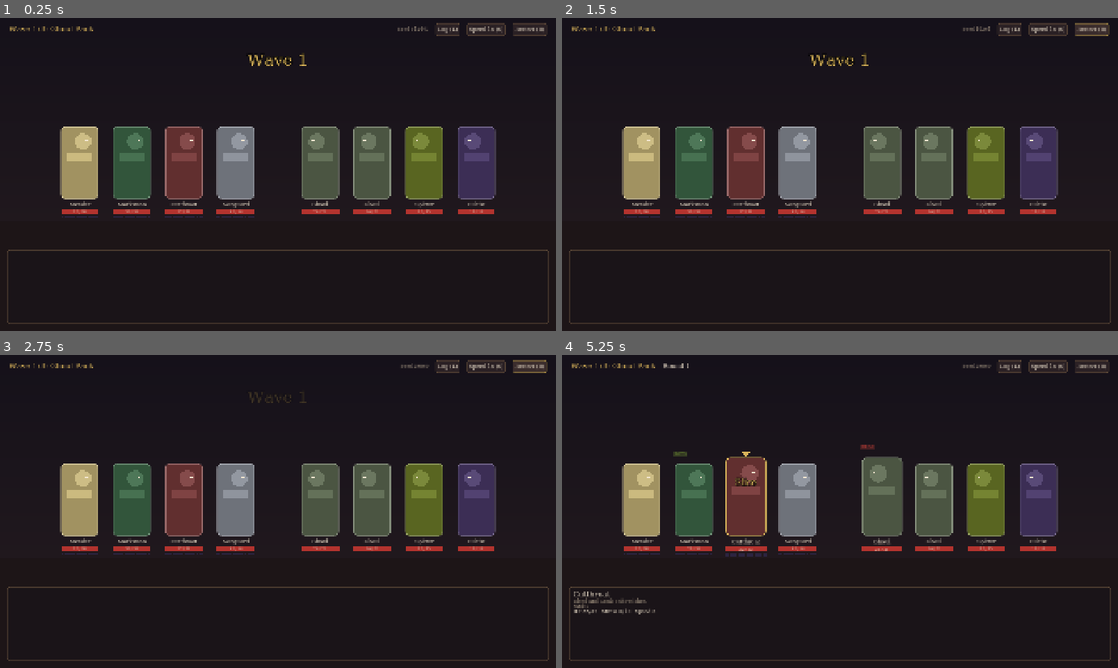
Above: before the commit, frames 1-4 (two rows, left to right).
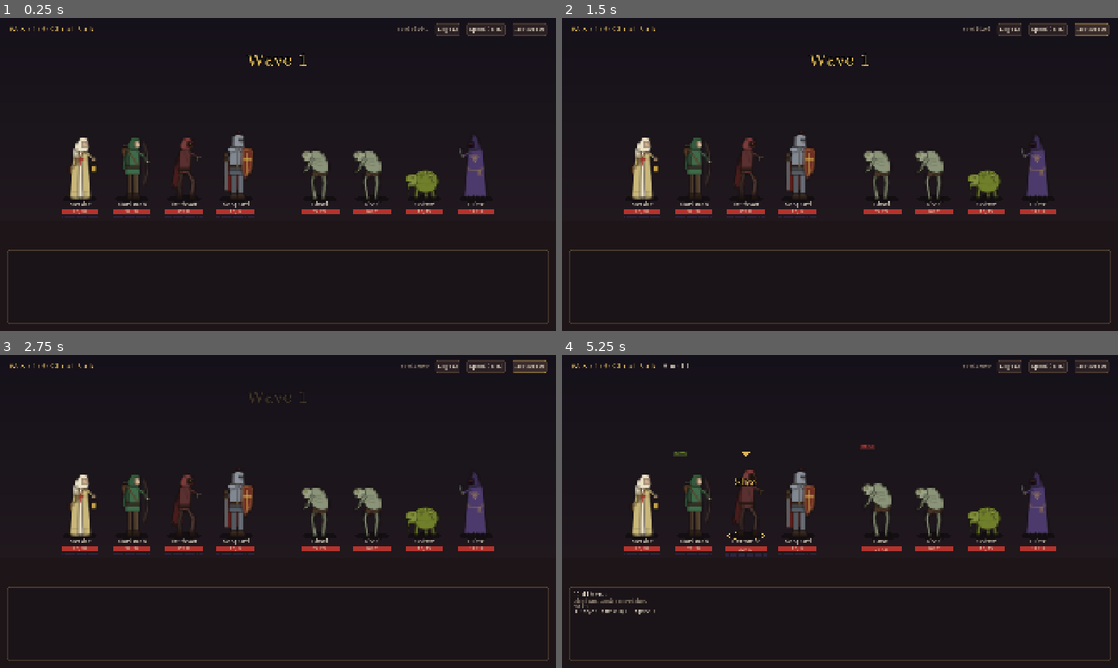
Above: after the commit, the same moments.

Repository: BjornBylund/dark-dungo
Game: Godot game, scene res://src/ui/combat_screen.tscn
Two runs of this game, one before a commit and one after it. Both use one fixed random seed, a clock stepped at 60 frames per second and the inputs below.
Inputs (mouse positions are in pixels of both pictures, inside the frame that each line leads up to):
- Up to frame 1 (0.25 s): no input
- Up to frame 2 (1.5 s): click "Restart (R)" at 0.5 s; click "Restart (R)" at 1.25 s
- Up to frame 3 (2.75 s): click "Restart (R)" at 2 s
- Up to frame 4 (5.25 s): click "Log (L)" at 2.75 s; click "Speed 1x (S)" at 3.5 s; click "Speed 2x (S)" at 4.25 s; tap Enter at 5 s; move the mouse to (795, 505) at 5.02 s; hold Right from 5.03 s (still down); tap L at 5.1 s; click (795, 505) at 5.17 s

The runs differ from the first frame. In frame 1, 12% of the frame differs, in the area x 1-98%, y 2-63%; in frame 2, 12%; in frame 3, 12%; in frame 4, 13%, in the area x 1-98%, y 2-83%.

Commit message:
Add unit sprites with placeholder art for every unit
- UnitDef gets a Sprite texture and Sprite Scale; units without a sprite
  keep the coloured placeholder shape.
- UnitView fits the sprite into the unit's slot, mirrors it for enemies,
  and draws a floor shadow that becomes a gold ring on the unit's turn.
- Textures import with mipmaps and draw with linear-mipmap filtering so
  downscaled art stays smooth.
- Placeholder PNGs for all 9 units in art/units, assigned in content/.
- README explains how to add art.

Diff:
--- a/content/enemies/bone_spearman.tres
+++ b/content/enemies/bone_spearman.tres
@@ -3,6 +3,7 @@
 [ext_resource type="Script" path="res://src/core/defs/effect_def.gd" id="1_1b8rw"]
 [ext_resource type="Script" path="res://src/core/defs/skill_def.gd" id="2_lgk6v"]
 [ext_resource type="Script" path="res://src/core/defs/unit_def.gd" id="3_eka7n"]
+[ext_resource type="Texture2D" path="res://art/units/bone_spearman.png" id="9_sprite"]
 
 [sub_resource type="Resource" id="Resource_8svmg"]
 script = ExtResource("2_lgk6v")
@@ -57,3 +58,4 @@
 resist_debuff = 0.3
 skills = Array[ExtResource("2_lgk6v")]([SubResource("Resource_5i1fy"), SubResource("Resource_dtneo")])
 riposte_skill = SubResource("Resource_8svmg")
+sprite = ExtResource("9_sprite")
--- a/content/enemies/brute.tres
+++ b/content/enemies/brute.tres
@@ -3,6 +3,7 @@
 [ext_resource type="Script" path="res://src/core/defs/unit_def.gd" id="1_iwlvb"]
 [ext_resource type="Script" path="res://src/core/defs/skill_def.gd" id="2_mp4kj"]
 [ext_resource type="Script" path="res://src/core/defs/effect_def.gd" id="3_cpwpb"]
+[ext_resource type="Texture2D" path="res://art/units/brute.png" id="9_sprite"]
 
 [sub_resource type="Resource" id="Resource_10o3w"]
 script = ExtResource("3_cpwpb")
@@ -63,3 +64,4 @@
 resist_move = 0.8
 resist_debuff = 0.4
 skills = Array[ExtResource("2_mp4kj")]([SubResource("Resource_fo4hl"), SubResource("Resource_cbkvo"), SubResource("Resource_x585l")])
+sprite = ExtResource("9_sprite")
--- a/content/enemies/cultist.tres
+++ b/content/enemies/cultist.tres
@@ -3,6 +3,7 @@
 [ext_resource type="Script" path="res://src/core/defs/unit_def.gd" id="1_a33lh"]
 [ext_resource type="Script" path="res://src/core/defs/skill_def.gd" id="2_nduks"]
 [ext_resource type="Script" path="res://src/core/defs/effect_def.gd" id="3_v7daq"]
+[ext_resource type="Texture2D" path="res://art/units/cultist.png" id="9_sprite"]
 
 [sub_resource type="Resource" id="Resource_rwchw"]
 script = ExtResource("2_nduks")
@@ -41,3 +42,4 @@
 resist_move = 0.2
 resist_debuff = 0.4
 skills = Array[ExtResource("2_nduks")]([SubResource("Resource_rwchw"), SubResource("Resource_y8jlx")])
+sprite = ExtResource("9_sprite")
--- a/content/enemies/ghoul.tres
+++ b/content/enemies/ghoul.tres
@@ -3,6 +3,7 @@
 [ext_resource type="Script" path="res://src/core/defs/unit_def.gd" id="1_ksmfu"]
 [ext_resource type="Script" path="res://src/core/defs/skill_def.gd" id="2_i4k0q"]
 [ext_resource type="Script" path="res://src/core/defs/effect_def.gd" id="3_r2say"]
+[ext_resource type="Texture2D" path="res://art/units/ghoul.png" id="9_sprite"]
 
 [sub_resource type="Resource" id="Resource_xg7hc"]
 script = ExtResource("3_r2say")
@@ -47,3 +48,4 @@
 resist_move = 0.2
 resist_debuff = 0.2
 skills = Array[ExtResource("2_i4k0q")]([SubResource("Resource_pwqkh"), SubResource("Resource_jojq0")])
+sprite = ExtResource("9_sprite")
--- a/content/enemies/spitter.tres
+++ b/content/enemies/spitter.tres
@@ -3,6 +3,7 @@
 [ext_resource type="Script" path="res://src/core/defs/unit_def.gd" id="1_tkdb7"]
 [ext_resource type="Script" path="res://src/core/defs/skill_def.gd" id="2_1rnu3"]
 [ext_resource type="Script" path="res://src/core/defs/effect_def.gd" id="3_kb0nm"]
+[ext_resource type="Texture2D" path="res://art/units/spitter.png" id="9_sprite"]
 
 [sub_resource type="Resource" id="Resource_a6l5p"]
 script = ExtResource("3_kb0nm")
@@ -50,3 +51,4 @@
 resist_move = 0.1
 resist_debuff = 0.2
 skills = Array[ExtResource("2_1rnu3")]([SubResource("Resource_ijb54"), SubResource("Resource_vh01o")])
+sprite = ExtResource("9_sprite")
--- a/content/heroes/cutthroat.tres
+++ b/content/heroes/cutthroat.tres
@@ -3,6 +3,7 @@
 [ext_resource type="Script" path="res://src/core/defs/unit_def.gd" id="1_a1ut3"]
 [ext_resource type="Script" path="res://src/core/defs/skill_def.gd" id="2_phsca"]
 [ext_resource type="Script" path="res://src/core/defs/effect_def.gd" id="3_ffuty"]
+[ext_resource type="Texture2D" path="res://art/units/cutthroat.png" id="9_sprite"]
 
 [sub_resource type="Resource" id="Resource_sxywe"]
 script = ExtResource("3_ffuty")
@@ -107,3 +108,4 @@
 resist_debuff = 0.3
 skills = Array[ExtResource("2_phsca")]([SubResource("Resource_kuc48"), SubResource("Resource_gyv13"), SubResource("Resource_t346e"), SubResource("Resource_3mj6x"), SubResource("Resource_fa6hs")])
 swap_offsets = Array[int]([-2, -1, 1, 2])
+sprite = ExtResource("9_sprite")
--- a/content/heroes/marksman.tres
+++ b/content/heroes/marksman.tres
@@ -3,6 +3,7 @@
 [ext_resource type="Script" path="res://src/core/defs/unit_def.gd" id="1_gw7sh"]
 [ext_resource type="Script" path="res://src/core/defs/skill_def.gd" id="2_x03ae"]
 [ext_resource type="Script" path="res://src/core/defs/effect_def.gd" id="3_yewb2"]
+[ext_resource type="Texture2D" path="res://art/units/marksman.png" id="9_sprite"]
 
 [sub_resource type="Resource" id="Resource_bx3iw"]
 script = ExtResource("2_x03ae")
@@ -86,3 +87,4 @@
 resist_move = 0.2
 resist_debuff = 0.3
 skills = Array[ExtResource("2_x03ae")]([SubResource("Resource_bx3iw"), SubResource("Resource_758ij"), SubResource("Resource_236uf"), SubResource("Resource_0berm"), SubResource("Resource_ricmk")])
+sprite = ExtResource("9_sprite")
--- a/content/heroes/mender.tres
+++ b/content/heroes/mender.tres
@@ -3,6 +3,7 @@
 [ext_resource type="Script" path="res://src/core/defs/unit_def.gd" id="1_k35l2"]
 [ext_resource type="Script" path="res://src/core/defs/skill_def.gd" id="2_ga4xx"]
 [ext_resource type="Script" path="res://src/core/defs/effect_def.gd" id="3_ejcji"]
+[ext_resource type="Texture2D" path="res://art/units/mender.png" id="9_sprite"]
 
 [sub_resource type="Resource" id="Resource_dmbhf"]
 script = ExtResource("2_ga4xx")
@@ -91,3 +92,4 @@
 resist_move = 0.2
 resist_debuff = 0.4
 skills = Array[ExtResource("2_ga4xx")]([SubResource("Resource_dmbhf"), SubResource("Resource_qacnk"), SubResource("Resource_a1rxl"), SubResource("Resource_h30im"), SubResource("Resource_bxsfd")])
+sprite = ExtResource("9_sprite")
--- a/content/heroes/vanguard.tres
+++ b/content/heroes/vanguard.tres
@@ -3,6 +3,7 @@
 [ext_resource type="Script" path="res://src/core/defs/unit_def.gd" id="1_h4n3i"]
 [ext_resource type="Script" path="res://src/core/defs/skill_def.gd" id="2_rnt5r"]
 [ext_resource type="Script" path="res://src/core/defs/effect_def.gd" id="3_8wp1l"]
+[ext_resource type="Texture2D" path="res://art/units/vanguard.png" id="9_sprite"]
 
 [sub_resource type="Resource" id="Resource_rtyp6"]
 script = ExtResource("3_8wp1l")
@@ -90,3 +91,4 @@
 resist_move = 0.5
 resist_debuff = 0.3
 skills = Array[ExtResource("2_rnt5r")]([SubResource("Resource_q45nm"), SubResource("Resource_qbys7"), SubResource("Resource_vmjb0"), SubResource("Resource_4egp0"), SubResource("Resource_r06bm")])
+sprite = ExtResource("9_sprite")
--- a/project.godot
+++ b/project.godot
@@ -25,7 +25,14 @@
 window/stretch/mode="canvas_items"
 window/stretch/aspect="expand"
 
+[importer_defaults]
+
+texture={
+"mipmaps/generate": true
+}
+
 [rendering]
 
 renderer/rendering_method="gl_compatibility"
 renderer/rendering_method.mobile="gl_compatibility"
+textures/canvas_textures/default_texture_filter=3
--- a/src/core/defs/unit_def.gd
+++ b/src/core/defs/unit_def.gd
@@ -35,6 +35,13 @@
 ## Relative positions a hero may Swap with: negative is towards rank 1.
 @export var swap_offsets: Array[int] = [-1, 1]
 
+@export_group("Art")
+## Drawn facing right with the feet at the bottom edge; enemies are mirrored.
+## Fitted into the unit's slot keeping its aspect ratio. Empty draws the coloured placeholder.
+@export var sprite: Texture2D
+## Extra scale on top of the automatic fit, for art that should stand taller or shorter.
+@export_range(0.25, 2.0, 0.05) var sprite_scale: float = 1.0
+
 
 func base_resist(kind: StringName) -> float:
 	return get("resist_%s" % kind)
--- a/src/ui/unit_view.gd
+++ b/src/ui/unit_view.gd
@@ -96,6 +96,9 @@
 
 
 func _draw_body(body: Rect2) -> void:
+	if unit.def.sprite and not unit.is_corpse:
+		_draw_sprite(unit.def.sprite, body)
+		return
 	var base := Color(0.24, 0.21, 0.2) if unit.is_corpse else unit.def.color
 	var style := StyleBoxFlat.new()
 	style.bg_color = base.darkened(0.2)
@@ -115,6 +118,29 @@
 	# Shoulders.
 	var shoulders := Rect2(body.position.x + 22, body.position.y + 92, body.size.x - 44, 26)
 	draw_rect(shoulders, base.lightened(0.04))
+
+
+## Fits the sprite into the body slot, feet on the slot's bottom edge, with a
+## floor shadow that turns into a gold ring on the unit's turn.
+func _draw_sprite(texture: Texture2D, body: Rect2) -> void:
+	var feet := Vector2(body.get_center().x, body.end.y)
+	var ring := body.size.x * 0.45
+	draw_set_transform(feet, 0.0, Vector2(1.0, 0.22))
+	draw_circle(Vector2.ZERO, ring, Color(0, 0, 0, 0.4))
+	if is_active_turn:
+		draw_arc(Vector2.ZERO, ring, 0.0, TAU, 48, UiStyle.GOLD, 4.0)
+	elif unit.deaths_door:
+		draw_arc(Vector2.ZERO, ring, 0.0, TAU, 48, UiStyle.HP, 4.0)
+	draw_set_transform(Vector2.ZERO)
+
+	var fit := minf(body.size.x / texture.get_width(), body.size.y / texture.get_height()) * unit.def.sprite_scale
+	var drawn := texture.get_size() * fit
+	var rect := Rect2(feet.x - drawn.x / 2.0, feet.y - drawn.y, drawn.x, drawn.y)
+	if not unit.is_hero:
+		# A negative width mirrors the texture in place so enemies face the heroes.
+		rect.size.x = -rect.size.x
+	var tint := Color(1.0, 0.7, 0.7) if unit.deaths_door else Color.WHITE
+	draw_texture_rect(texture, rect, false, tint)
 
 
 func _draw_tokens(font: Font, width: float) -> void:
Binary file added: art/units/bone_spearman.png
Not shown, added: art/units/bone_spearman.png.import
Binary file added: art/units/brute.png
Not shown, added: art/units/brute.png.import
Binary file added: art/units/cultist.png
Not shown, added: art/units/cultist.png.import
Binary file added: art/units/cutthroat.png
Not shown, added: art/units/cutthroat.png.import
Binary file added: art/units/ghoul.png
Not shown, added: art/units/ghoul.png.import
Binary file added: art/units/marksman.png
Not shown, added: art/units/marksman.png.import
(and 9 more such lines)
